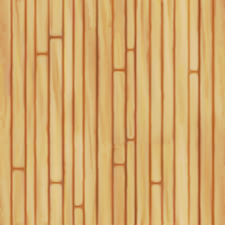
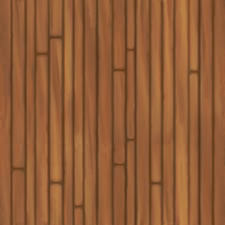
Revision of a layered 225x225 image; what changed, layer by layer:
painted on "Layer 2" over [0, 0, 225, 225]
painted on "Layer 0 copy 2" over [0, 0, 225, 225]
